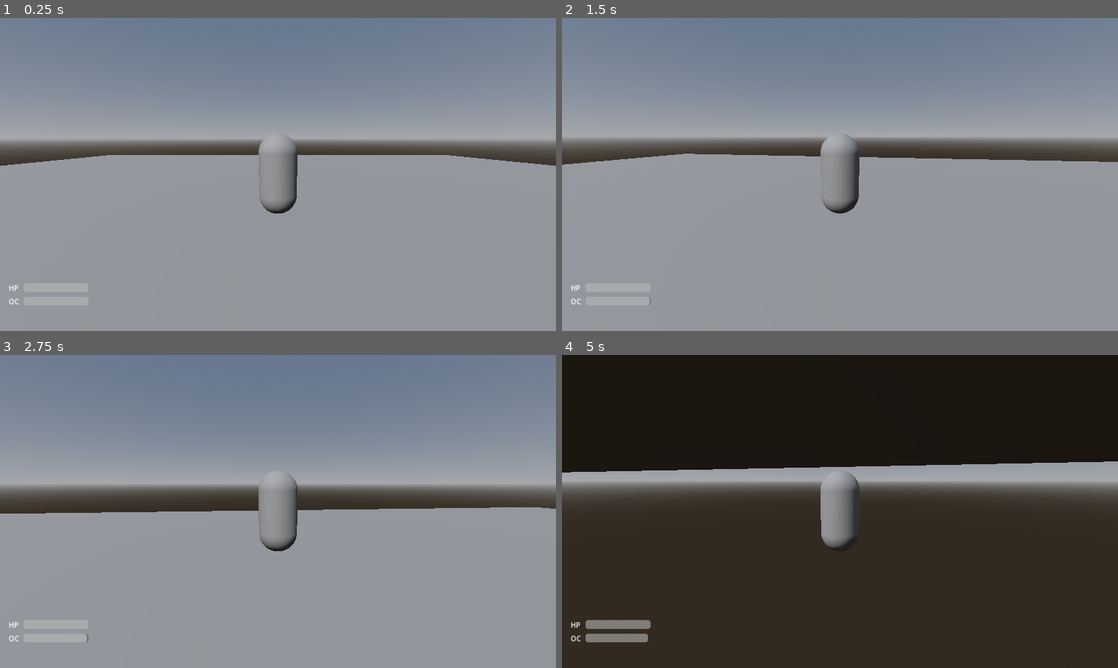
Above: before the commit, frames 1-4 (two rows, left to right).
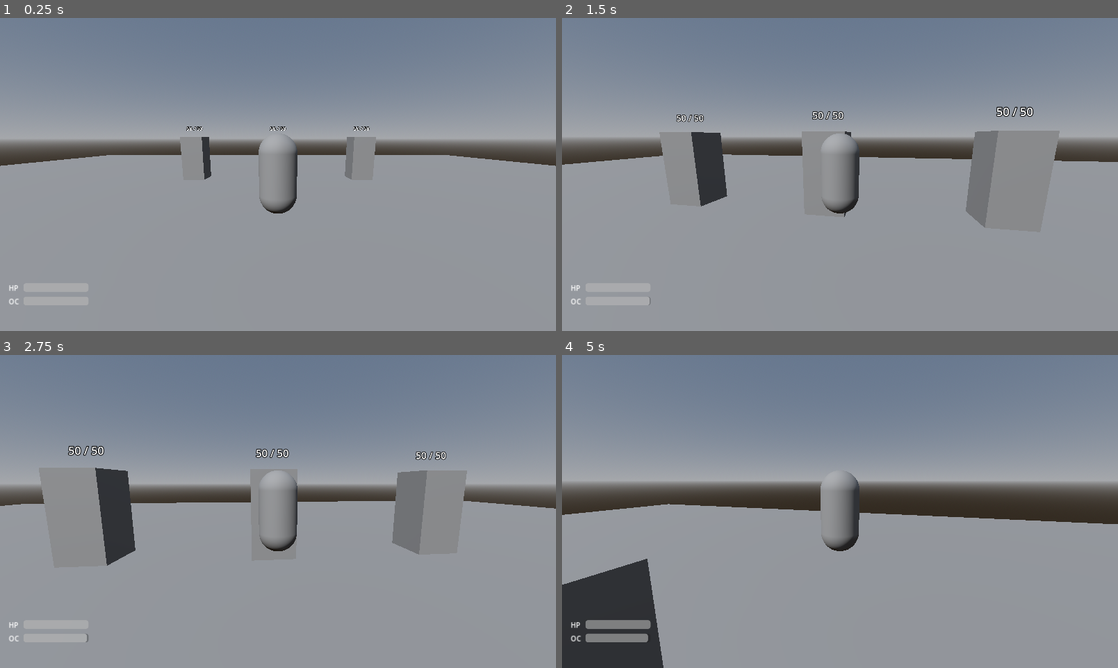
Above: after the commit, the same moments.

Repository: architectwuji-hash/sun-petal-kingdom
Game: Godot game, scene res://scenes/world/TestArena.tscn
Two runs of this game, one before a commit and one after it. Both use one fixed random seed, a clock stepped at 60 frames per second and the inputs below.
Inputs (mouse positions are in pixels of both pictures, inside the frame that each line leads up to):
- Up to frame 1 (0.25 s): no input
- Up to frame 2 (1.5 s): tap Enter (ui_accept) at 0.5, 0.77 s; move the mouse to (867, 174) at 0.52 s; press the mouse at (867, 174) at 0.53 s; hold W (move_forward) from 0.53 s (still down); move the mouse to (812, 174) at 1.27 s; release the mouse at (812, 174) at 1.28 s; tap Shift (sprint) at 1.35 s
- Up to frame 3 (2.75 s): keep holding W (move_forward); tap Enter (ui_accept) at 1.52 s; move the mouse to (289, 505) at 2.02 s; press the mouse at (289, 505) at 2.03 s
- Up to frame 4 (5 s): keep holding W (move_forward); move the mouse to (834, 517) at 2.77 s; release the mouse at (834, 517) at 2.78 s; tap Shift (sprint) at 2.85, 4.35 s; tap Enter (ui_accept) at 3.02, 3.77, 4.52 s; move the mouse to (878, 514) at 3.52 s; press the mouse at (878, 514) at 3.53 s; move the mouse to (795, 508) at 4.27 s; release the mouse at (795, 508) at 4.28 s

The runs differ from the first frame. In frame 1, 0.8% of the frame differs, in the area x 32-68%, y 34-52%; in frame 2, 4.0%; in frame 3, 6.3%; in frame 4, 79%, in the area x 0-100%, y 0-100%.

Commit message:
feat(enemies): Task 4 — dummy target with health label and death
- dummy_target.gd: take_damage(), billboard Label3D, die() on 0 HP
- DummyTarget.tscn: 1x2x1 StaticBody3D with collision, mesh, label
- TestArena.tscn: three dummies at (-4,0,-6), (0,0,-6), (4,0,-6)

Co-Authored-By: Claude Sonnet 4.6 <noreply@anthropic.com>
Claude-Session: https://claude.ai/code/session_01Xdz41Yjj7Zi8p9do1ybWv2

Diff:
--- /dev/null
+++ b/scenes/enemies/DummyTarget.tscn
@@ -0,0 +1,26 @@
+[gd_scene load_steps=4 format=3 uid="uid://e9dummytarget1spk"]
+
+[ext_resource type="Script" path="res://scripts/enemies/dummy_target.gd" id="1_dummy"]
+
+[sub_resource type="BoxShape3D" id="BoxShape3D_collision"]
+size = Vector3(1, 2, 1)
+
+[sub_resource type="BoxMesh" id="BoxMesh_body"]
+size = Vector3(1, 2, 1)
+
+[node name="DummyTarget" type="StaticBody3D"]
+script = ExtResource("1_dummy")
+
+[node name="Collision" type="CollisionShape3D" parent="."]
+transform = Transform3D(1, 0, 0, 0, 1, 0, 0, 0, 1, 0, 1, 0)
+shape = SubResource("BoxShape3D_collision")
+
+[node name="Mesh" type="MeshInstance3D" parent="."]
+transform = Transform3D(1, 0, 0, 0, 1, 0, 0, 0, 1, 0, 1, 0)
+mesh = SubResource("BoxMesh_body")
+
+[node name="HealthLabel" type="Label3D" parent="."]
+transform = Transform3D(1, 0, 0, 0, 1, 0, 0, 0, 1, 0, 2.4, 0)
+font_size = 48
+billboard = 1
+text = "50 / 50"
--- a/scenes/world/TestArena.tscn
+++ b/scenes/world/TestArena.tscn
@@ -1,8 +1,9 @@
-[gd_scene load_steps=8 format=3 uid="uid://c7testarena01spk"]
+[gd_scene load_steps=9 format=3 uid="uid://c7testarena01spk"]
 
 [ext_resource type="PackedScene" uid="uid://bqx8player01spk" path="res://scenes/player/Player.tscn" id="1_player"]
 [ext_resource type="PackedScene" uid="uid://d8hudpanel01spk" path="res://scenes/ui/HUD.tscn" id="2_hud"]
 [ext_resource type="Script" path="res://scripts/world/test_arena.gd" id="3_test_arena"]
+[ext_resource type="PackedScene" uid="uid://e9dummytarget1spk" path="res://scenes/enemies/DummyTarget.tscn" id="4_dummy"]
 
 [sub_resource type="BoxShape3D" id="BoxShape3D_ground"]
 size = Vector3(40, 0.5, 40)
@@ -44,3 +45,12 @@
 [node name="Player" parent="PlayerSpawn" instance=ExtResource("1_player")]
 
 [node name="HUD" parent="." instance=ExtResource("2_hud")]
+
+[node name="DummyTarget" parent="." instance=ExtResource("4_dummy")]
+transform = Transform3D(1, 0, 0, 0, 1, 0, 0, 0, 1, -4, 0, -6)
+
+[node name="DummyTarget2" parent="." instance=ExtResource("4_dummy")]
+transform = Transform3D(1, 0, 0, 0, 1, 0, 0, 0, 1, 0, 0, -6)
+
+[node name="DummyTarget3" parent="." instance=ExtResource("4_dummy")]
+transform = Transform3D(1, 0, 0, 0, 1, 0, 0, 0, 1, 4, 0, -6)
--- /dev/null
+++ b/scripts/enemies/dummy_target.gd
@@ -0,0 +1,32 @@
+extends StaticBody3D
+class_name DummyTarget
+
+signal died
+
+@export var max_health: int = 50
+
+var health: int = max_health
+
+@onready var mesh: MeshInstance3D = $Mesh
+@onready var health_label: Label3D = $HealthLabel
+
+
+func _ready() -> void:
+	health = max_health
+	_update_label()
+
+
+func take_damage(amount: int) -> void:
+	health -= amount
+	_update_label()
+	if health <= 0:
+		die()
+
+
+func die() -> void:
+	emit_signal("died")
+	queue_free()
+
+
+func _update_label() -> void:
+	health_label.text = str(health) + " / " + str(max_health)
